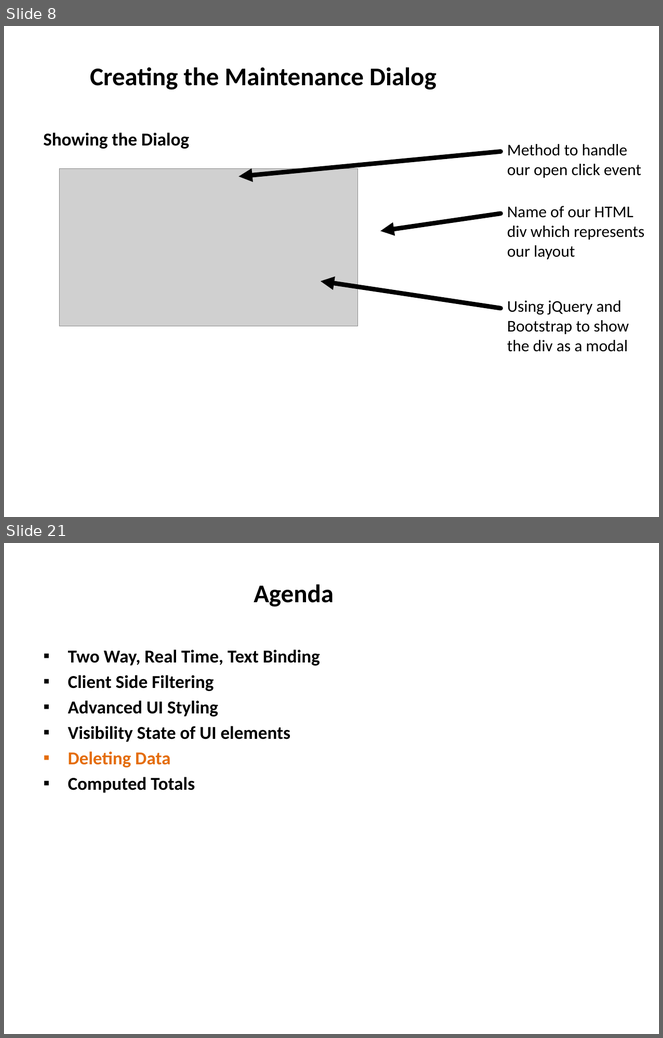
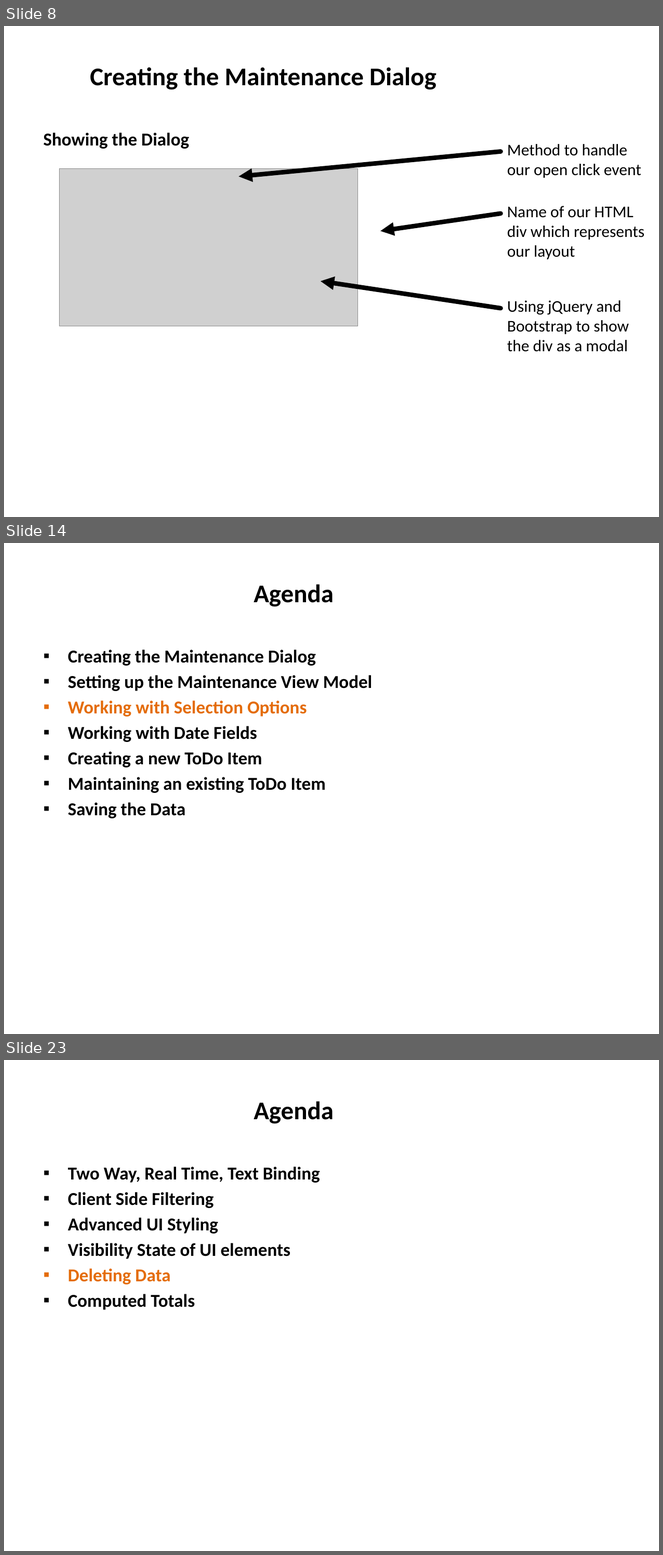
Before and after one commit to derikwhittaker/Pluarsight.XamlToHtml, a slide deck: Modules/04.TaskEditScreen.InitialSetup/04.TaskEditScreen.InitialSetup.pptx. Shown one above the other, each under a label of ours: slides 8 and 21 before the commit, slides 8, 14 and 23 after it; the slides between them are not shown. The pictures are 663x1038 and 663x1555 pixels, drawn with LibreOffice and Linux fonts; fonts in the diff are those of the drawing; grey boxes stand for pictures. Boxes give left, top, right and bottom in pixels: in the first picture for what was removed or moved away, otherwise in the second. Text is boxed around its words. In the diff, an @@ line names an element or a change of style, - is before the commit and + after.

```diff
--- a/Modules/04.TaskEditScreen.InitialSetup/04.TaskEditScreen.InitialSetup.pptx
+++ b/Modules/04.TaskEditScreen.InitialSetup/04.TaskEditScreen.InitialSetup.pptx
@@ slide 14 added at (4,543,659,1034), background #FFFFFF @@
@@ title added at (254,584,334,607), 28 pt, text #000000, bold @@
+Agenda
@@ text added at (68,650,372,819), 20 pt, text #000000, bold @@
+▪ Creating the Maintenance Dialog
+▪ Setting up the Maintenance View Model
+▪ Working with Selection Options
+▪ Working with Date Fields
+▪ Creating a new ToDo Item
+▪ Maintaining an existing ToDo Item
+▪ Saving the Data
@@ what was slide 21 is now slide 23 @@
```
Also in this commit, not shown: 2 slides changed, 9 other slides added, 8 slides removed, 20 other files.
